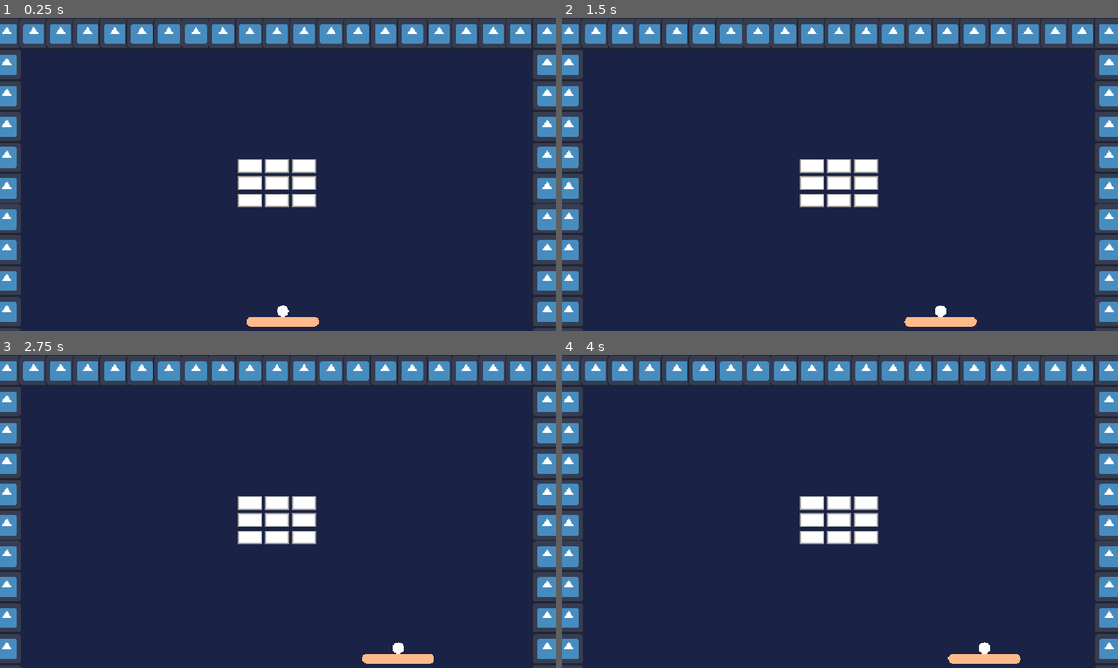
Above: before the commit, frames 1-4 (two rows, left to right).
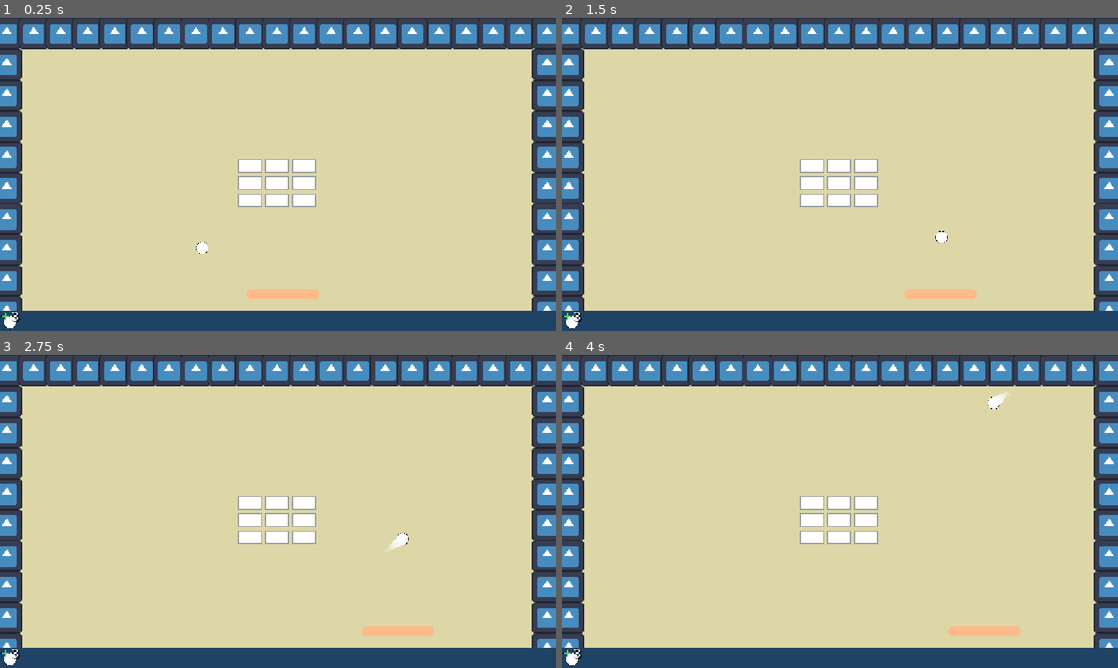
Above: after the commit, the same moments.

Repository: abderrahman504/Breakout-like
Game: Godot game, scene res://scenes/level.tscn
Two runs of this game, one before a commit and one after it. Both use one fixed random seed, a clock stepped at 60 frames per second and the inputs below. The engine's default icon, where the game draws it, is replaced by a stand-in: a white triangle on a blue panel in a dark square.
Inputs:
- Up to frame 1 (0.25 s): no input
- Up to frame 2 (1.5 s): hold Right (Move Right) 0.53-1.28 s; tap Space (Launch Ball) at 0.6, 1.35 s; hold Left (Move Left) from 1.28 s (still down)
- Up to frame 3 (2.75 s): release Left (Move Left) at 2.03 s; hold Right (Move Right) from 2.03 s (still down); tap Space (Launch Ball) at 2.1 s
- Up to frame 4 (4 s): tap Space (Launch Ball) at 2.85, 3.6 s; release Right (Move Right) at 3.53 s; hold Left (Move Left) from 3.53 s (still down)

The runs differ from the first frame. In frame 1, 81% of the frame differs, in the area x 0-100%, y 9-100%; in frame 2, 81%; in frame 3, 81%; in frame 4, 81%.
Error before the commit: Parse Error: Identifier "BallObjectPool" not declared in the current scope. (res://src/Ball.gd:41)

Commit message:
Added ball trail, stopped object pooling, and created backup balls.

Diff:
--- /dev/null
+++ b/assets/shaders/simple_trail.gdshader
@@ -0,0 +1,24 @@
+shader_type canvas_item;
+
+uniform float len_px;
+uniform float cutoff_point;
+
+float negative_abs(float y, float offset, float scale){
+	return -abs(y-offset)*scale + 1.;
+}
+
+float bell_shape(float y, float offset, float scale){
+	return pow(cos(PI*(y - offset)*scale/2.), 3.5);
+}
+
+float wide_bell_shape(float y, float offset, float scale){
+	return 1.-pow(abs(sin(PI*(y-offset)*scale/2.)), 3.5);
+}
+
+void fragment() {
+	//COLOR.r = UV.x;
+	float y_alpha = clamp(negative_abs(UV.y, 0.5, 2.5), 0., 1.);
+	float std_x = UV.x * len_px;
+	float x_alpha = smoothstep(len_px-cutoff_point, 0., std_x);
+	COLOR.a = 1. * x_alpha;
+}
--- a/project.godot
+++ b/project.godot
@@ -19,6 +19,7 @@
 
 LevelGlobals="*res://src/global/LevelGlobals.gd"
 BallSignalBus="*res://src/global/BallSignalBus.gd"
+BallObjectPool="*res://src/global/BallObjectPool.gd"
 
 [display]
 
--- a/scenes/ball.tscn
+++ b/scenes/ball.tscn
@@ -1,26 +1,34 @@
-[gd_scene load_steps=6 format=3 uid="uid://bwthlo64pi2gx"]
+[gd_scene load_steps=8 format=3 uid="uid://bwthlo64pi2gx"]
 
 [ext_resource type="Script" uid="uid://j6oc6ra4iscw" path="res://src/Ball.gd" id="1_7s4qf"]
 [ext_resource type="Script" uid="uid://d4jvr2grl8lrd" path="res://src/ReflectLogic/ReflectLogic.gd" id="2_cxlvu"]
 [ext_resource type="Resource" uid="uid://dtg8yaxfy8vl" path="res://resources/move_angles.tres" id="2_f7cbr"]
+[ext_resource type="Texture2D" uid="uid://c8bq4umnnr5pj" path="res://assets/textures/ball.png" id="3_4dx81"]
+[ext_resource type="PackedScene" uid="uid://ysdrqqndwd4n" path="res://scenes/trail.tscn" id="5_eew57"]
 
 [sub_resource type="SphereMesh" id="SphereMesh_cxlvu"]
 radius = 5.0
 height = 10.0
 
 [sub_resource type="CircleShape2D" id="CircleShape2D_f7cbr"]
-radius = 12.0415945
+radius = 13.038404
 
 [node name="Ball" type="AnimatableBody2D" groups=["balls"]]
 collision_layer = 2
 collision_mask = 13
 sync_to_physics = false
 script = ExtResource("1_7s4qf")
+speed = 450.0
 move_angles = ExtResource("2_f7cbr")
 
 [node name="MeshInstance2D" type="MeshInstance2D" parent="."]
+visible = false
 scale = Vector2(2.38, 2.38)
 mesh = SubResource("SphereMesh_cxlvu")
+
+[node name="Sprite" type="Sprite2D" parent="."]
+scale = Vector2(0.213, 0.213)
+texture = ExtResource("3_4dx81")
 
 [node name="CollisionShape2D" type="CollisionShape2D" parent="."]
 visible = false
@@ -29,3 +37,11 @@
 [node name="ReflectLogic" type="Node" parent="."]
 script = ExtResource("2_cxlvu")
 metadata/_custom_type_script = "uid://d4jvr2grl8lrd"
+
+[node name="Node" type="Node" parent="."]
+
+[node name="Trail" parent="Node" node_paths=PackedStringArray("trailing") instance=ExtResource("5_eew57")]
+show_behind_parent = true
+width = 20.0
+trailing = NodePath("../..")
+trail_speed = 50.0
--- a/scenes/level.tscn
+++ b/scenes/level.tscn
@@ -1,13 +1,15 @@
-[gd_scene load_steps=9 format=4 uid="uid://dv0oba3jv3st2"]
+[gd_scene load_steps=10 format=4 uid="uid://dv0oba3jv3st2"]
 
 [ext_resource type="Texture2D" uid="uid://bx86461glea4r" path="res://icon.svg" id="1_2q6dc"]
 [ext_resource type="Script" uid="uid://quc1g2adk13c" path="res://src/level/Level.gd" id="1_mx8sn"]
 [ext_resource type="PackedScene" uid="uid://b4yqt20fg36v4" path="res://scenes/paddle.tscn" id="1_w7c3h"]
 [ext_resource type="PackedScene" uid="uid://b6lu5c03xlch3" path="res://scenes/brick_manager.tscn" id="3_w8frs"]
+[ext_resource type="PackedScene" uid="uid://bqxg435sjxs56" path="res://scenes/ui.tscn" id="5_ppgk2"]
+[ext_resource type="Script" uid="uid://ibojqqj2x8kg" path="res://src/misc/SlotBallToPaddle.gd" id="6_2r41h"]
 
 [sub_resource type="CapsuleShape2D" id="CapsuleShape2D_mx8sn"]
 radius = 23.0
-height = 1184.0
+height = 1402.0
 
 [sub_resource type="TileSetAtlasSource" id="TileSetAtlasSource_w8frs"]
 texture = ExtResource("1_2q6dc")
@@ -21,9 +23,6 @@
 physics_layer_0/collision_mask = 3
 sources/1 = SubResource("TileSetAtlasSource_w8frs")
 
-[sub_resource type="StyleBoxFlat" id="StyleBoxFlat_mx8sn"]
-bg_color = Color(0.072569855, 0, 0.44995916, 1)
-
 [node name="Level" type="Node2D"]
 script = ExtResource("1_mx8sn")
 metadata/_edit_lock_ = true
@@ -33,10 +32,10 @@
 offset_top = -33.0
 offset_right = 1186.0
 offset_bottom = 683.0
-color = Color(0.10373264, 0.13557702, 0.2729318, 1)
+color = Color(0.867052, 0.84339625, 0.6585817, 1)
 
 [node name="OutofBoundsArea" type="Area2D" parent="."]
-position = Vector2(592, 718)
+position = Vector2(580, 764)
 collision_layer = 0
 collision_mask = 2
 metadata/_edit_group_ = true
@@ -46,7 +45,7 @@
 shape = SubResource("CapsuleShape2D_mx8sn")
 
 [node name="Paddle" parent="." instance=ExtResource("1_w7c3h")]
-position = Vector2(586, 629)
+position = Vector2(586, 571.725)
 
 [node name="Walls" type="TileMapLayer" parent="."]
 position = Vector2(-14, 0)
@@ -57,57 +56,23 @@
 position = Vector2(-14, 0)
 
 [node name="BrickLayer" parent="BrickManager" index="0"]
-tile_map_data = PackedByteArray("AAAJAAoAAQAAAAAAAAAKAAoAAQAAAAAAAAALAAoAAQAAAAAAAAAJAAkAAQAAAAAAAAAKAAkAAQAAAAAAAAALAAkAAQAAAAAAAAALAAgAAQAAAAAAAAAKAAgAAQAAAAAAAAAJAAgAAQAAAAAAAAA=")
+tile_map_data = PackedByteArray("AAAKAAgAAQAAAAAAAAAJAAgAAQAAAAAAAAAJAAoAAQAAAAAAAAAKAAoAAQAAAAAAAAALAAoAAQAAAAAAAAAJAAkAAQAAAAAAAAAKAAkAAQAAAAAAAAALAAkAAQAAAAAAAAALAAgAAQAAAAAAAAA=")
 
 [node name="UILayer" type="CanvasLayer" parent="."]
 
-[node name="Control" type="Control" parent="UILayer"]
-layout_mode = 3
-anchors_preset = 15
-anchor_right = 1.0
-anchor_bottom = 1.0
-grow_horizontal = 2
-grow_vertical = 2
+[node name="UI" parent="UILayer" instance=ExtResource("5_ppgk2")]
 
-[node name="Success" type="PanelContainer" parent="UILayer/Control"]
-visible = false
-layout_mode = 1
-anchors_preset = 8
-anchor_left = 0.5
-anchor_top = 0.5
-anchor_right = 0.5
-anchor_bottom = 0.5
-offset_left = -81.0
-offset_top = -25.0
-offset_right = 81.0
-offset_bottom = 25.0
-grow_horizontal = 2
-grow_vertical = 2
-theme_override_styles/panel = SubResource("StyleBoxFlat_mx8sn")
+[node name="SlotBallToPaddle" type="Node" parent="." node_paths=PackedStringArray("paddle")]
+script = ExtResource("6_2r41h")
+animation_length = 2.0
+paddle = NodePath("../Paddle")
 
-[node name="Label" type="Label" parent="UILayer/Control/Success"]
-layout_mode = 2
-text = "Wow what a success!"
+[node name="Start" type="Marker2D" parent="SlotBallToPaddle"]
+position = Vector2(111, 681)
+gizmo_extents = 20.0
 
-[node name="Failure" type="PanelContainer" parent="UILayer/Control"]
-visible = false
-layout_mode = 1
-anchors_preset = 8
-anchor_left = 0.5
-anchor_top = 0.5
-anchor_right = 0.5
-anchor_bottom = 0.5
-offset_left = -67.0
-offset_top = -25.0
-offset_right = 67.0
-offset_bottom = 25.0
-grow_horizontal = 2
-grow_vertical = 2
-theme_override_styles/panel = SubResource("StyleBoxFlat_mx8sn")
-
-[node name="Label" type="Label" parent="UILayer/Control/Failure"]
-layout_mode = 2
-text = "Ran out of balls :("
+[node name="MaxY" type="Marker2D" parent="SlotBallToPaddle"]
+position = Vector2(158, 293)
 
 [connection signal="body_entered" from="OutofBoundsArea" to="." method="_on_out_of_bounds_area_body_entered"]
 [connection signal="all_bricks_destroyed" from="BrickManager" to="." method="_on_all_bricks_destroyed"]
--- a/scenes/paddle.tscn
+++ b/scenes/paddle.tscn
@@ -1,9 +1,8 @@
-[gd_scene load_steps=8 format=3 uid="uid://b4yqt20fg36v4"]
+[gd_scene load_steps=7 format=3 uid="uid://b4yqt20fg36v4"]
 
 [ext_resource type="Script" uid="uid://0j1832bogpbr" path="res://src/Paddle/Paddle.gd" id="1_y7wee"]
 [ext_resource type="Script" uid="uid://ce0wvpoe7qcq5" path="res://src/Paddle/PaddleController.gd" id="2_mo4dg"]
 [ext_resource type="Resource" uid="uid://b7d8x5t8u6ubb" path="res://resources/paddle_launch_angles.tres" id="2_pacq5"]
-[ext_resource type="PackedScene" uid="uid://bwthlo64pi2gx" path="res://scenes/ball.tscn" id="3_mo4dg"]
 [ext_resource type="Script" uid="uid://cpe454vghank0" path="res://src/ReflectLogic/PaddleReflectLogic.gd" id="5_kvcsl"]
 
 [sub_resource type="CapsuleShape2D" id="CapsuleShape2D_w7c3h"]
@@ -28,14 +27,13 @@
 mesh = SubResource("CapsuleMesh_2q6dc")
 
 [node name="Controller" type="Node" parent="." node_paths=PackedStringArray("paddle")]
+process_mode = 3
 script = ExtResource("2_mo4dg")
 paddle = NodePath("..")
 
 [node name="BallLaunchSpot" type="Marker2D" parent="."]
-position = Vector2(0, -22)
+position = Vector2(0, -23)
 metadata/_edit_group_ = true
-
-[node name="Ball" parent="BallLaunchSpot" instance=ExtResource("3_mo4dg")]
 
 [node name="PaddleReflectLogic" type="Node" parent="." node_paths=PackedStringArray("paddle")]
 script = ExtResource("5_kvcsl")
--- /dev/null
+++ b/scenes/trail.tscn
@@ -0,0 +1,23 @@
+[gd_scene load_steps=5 format=3 uid="uid://ysdrqqndwd4n"]
+
+[ext_resource type="Shader" uid="uid://c8m0134murbxg" path="res://assets/shaders/simple_trail.gdshader" id="1_2tjbc"]
+[ext_resource type="Script" uid="uid://qdjwbgrwfno1" path="res://src/misc/trail.gd" id="2_5fv6i"]
+
+[sub_resource type="ShaderMaterial" id="ShaderMaterial_2tcfx"]
+shader = ExtResource("1_2tjbc")
+shader_parameter/len_px = 1.0
+shader_parameter/cutoff_point = 0.1
+
+[sub_resource type="Curve" id="Curve_2tcfx"]
+_data = [Vector2(0, 1), 0.0, 0.0, 0, 0, Vector2(0.9931974, 0), 0.0, 0.0, 0, 0]
+point_count = 2
+
+[node name="Trail" type="Line2D"]
+material = SubResource("ShaderMaterial_2tcfx")
+points = PackedVector2Array(0, 0, 0, 0, 0, 0, 0, 0, 0, 0, 0, 0, 0, 0, 0, 0)
+width = 100.0
+width_curve = SubResource("Curve_2tcfx")
+texture_mode = 2
+joint_mode = 2
+script = ExtResource("2_5fv6i")
+trail_speed = 30.0
--- /dev/null
+++ b/scenes/ui.tscn
@@ -0,0 +1,99 @@
+[gd_scene load_steps=5 format=3 uid="uid://bqxg435sjxs56"]
+
+[ext_resource type="Texture2D" uid="uid://cg6hvfo4b5psu" path="res://assets/textures/ui/backup_ball.png" id="1_nt7q6"]
+
+[sub_resource type="StyleBoxFlat" id="StyleBoxFlat_mx8sn"]
+bg_color = Color(0.072569855, 0, 0.44995916, 1)
+
+[sub_resource type="StyleBoxFlat" id="StyleBoxFlat_ppgk2"]
+bg_color = Color(0.120239906, 0.26141044, 0.39638388, 1)
+
+[sub_resource type="LabelSettings" id="LabelSettings_2r41h"]
+font_size = 26
+outline_size = 2
+outline_color = Color(0, 0, 0, 1)
+shadow_size = 2
+shadow_color = Color(0, 0, 0, 1)
+shadow_offset = Vector2(3, 2)
+
+[node name="UI" type="Control"]
+layout_mode = 3
+anchors_preset = 15
+anchor_right = 1.0
+anchor_bottom = 1.0
+grow_horizontal = 2
+grow_vertical = 2
+
+[node name="Success" type="PanelContainer" parent="."]
+visible = false
+layout_mode = 1
+anchors_preset = 8
+anchor_left = 0.5
+anchor_top = 0.5
+anchor_right = 0.5
+anchor_bottom = 0.5
+offset_left = -81.0
+offset_top = -25.0
+offset_right = 81.0
+offset_bottom = 25.0
+grow_horizontal = 2
+grow_vertical = 2
+theme_override_styles/panel = SubResource("StyleBoxFlat_mx8sn")
+
+[node name="Label" type="Label" parent="Success"]
+layout_mode = 2
+text = "Wow what a success!"
+
+[node name="Failure" type="PanelContainer" parent="."]
+visible = false
+layout_mode = 1
+anchors_preset = 8
+anchor_left = 0.5
+anchor_top = 0.5
+anchor_right = 0.5
+anchor_bottom = 0.5
+offset_left = -67.0
+offset_top = -25.0
+offset_right = 67.0
+offset_bottom = 25.0
+grow_horizontal = 2
+grow_vertical = 2
+theme_override_styles/panel = SubResource("StyleBoxFlat_mx8sn")
+
+[node name="Label" type="Label" parent="Failure"]
+layout_mode = 2
+text = "Ran out of balls :("
+
+[node name="PanelContainer" type="PanelContainer" parent="."]
+layout_mode = 1
+anchors_preset = 12
+anchor_top = 1.0
+anchor_right = 1.0
+anchor_bottom = 1.0
+offset_top = -41.0
+grow_horizontal = 2
+grow_vertical = 0
+theme_override_styles/panel = SubResource("StyleBoxFlat_ppgk2")
+
+[node name="HBoxContainer" type="HBoxContainer" parent="PanelContainer"]
+layout_mode = 2
+
+[node name="BackupBalls" type="TextureRect" parent="PanelContainer/HBoxContainer"]
+layout_mode = 2
+texture = ExtResource("1_nt7q6")
+expand_mode = 3
+stretch_mode = 5
+
+[node name="Label" type="Label" parent="PanelContainer/HBoxContainer/BackupBalls"]
+layout_mode = 1
+anchors_preset = 1
+anchor_left = 1.0
+anchor_right = 1.0
+offset_left = -17.0
+offset_top = -8.0
+offset_right = -2.0
+offset_bottom = 28.0
+grow_horizontal = 0
+text = "3"
+label_settings = SubResource("LabelSettings_2r41h")
+horizontal_alignment = 1
--- a/src/Ball.gd
+++ b/src/Ball.gd
@@ -5,6 +5,7 @@
 @export var speed : float = 350
 @export var move_angles : MoveAngles
 var move_angle : float
+@onready var trail : Trail = $Node/Trail
 
 
 func _ready() -> void:
--- a/src/Paddle/Paddle.gd
+++ b/src/Paddle/Paddle.gd
@@ -2,7 +2,7 @@
 class_name Paddle
 
 @export var max_speed : float = 350
-var _ball_launched : bool = false
+var _ball_slotted : bool = false
 @export var launch_angles : MoveAngles
 
 
@@ -11,9 +11,9 @@
 
 
 func launch_ball() -> void:
-	if _ball_launched:
+	if not _ball_slotted:
 		return
-	_ball_launched = true
+	_ball_slotted = false
 	var ball : Ball = $BallLaunchSpot/Ball
 	ball.reparent(get_parent())
 	var angle : float
--- a/src/global/BallObjectPool.gd
+++ b/src/global/BallObjectPool.gd
@@ -11,35 +11,31 @@
 
 ## Returns a previously unused ball object by claiming it from the object pool or instantiating it.
 func get_ball_object() -> Ball:
-	var ball : Ball
-	if _unused_pool.is_empty():
-		ball = _ball_scene.instantiate()
-	else:
-		ball = _queue.pop_back()
-		_unused_pool.erase(ball.get_rid())
-	_used_balls[ball.get_rid()] = ball
+	var ball : Ball = _ball_scene.instantiate()
+	#if _unused_pool.is_empty():
+	#	ball = _ball_scene.instantiate()
+	#else:
+	#	ball = _queue.pop_back()
+	#	_unused_pool.erase(ball.get_rid())
+	#_used_balls[ball.get_rid()] = ball
 	return ball
 
 
 ## Returns the given ball to the object pool and returns true, or returns false if the ball is unused.
 func destroy_ball(ball : Ball) -> bool:
-	_reset_ball(ball)
-	var rid : RID = ball.get_rid()
-	if _unused_pool.has(rid):
-		printerr("Trying to destroy ball in unused pool")
-		return false
-	if ball.get_parent() == null:
-		push_warning("Trying to destroy a ball that isn't in the tree")
-	else:
-		ball.get_parent().remove_child(ball)
+	ball.queue_free()
+	#var rid : RID = ball.get_rid()
+	#if _unused_pool.has(rid):
+	#	printerr("Trying to destroy ball in unused pool")
+	#	return false
+	#if ball.get_parent() == null:
+	#	push_warning("Trying to destroy a ball that isn't in the tree")
+	#else:
+	#	ball.get_parent().remove_child(ball)
 
-	_unused_pool[ball.get_rid()] = ball
-	_queue.append(ball)
-	if _used_balls.has(rid):
-		push_warning("Ball Pool encountered unregistered ball. Adding to pool")
-		_used_balls.erase(rid)
+	#_unused_pool[ball.get_rid()] = ball
+	#_queue.append(ball)
+	#if _used_balls.has(rid):
+	#	push_warning("Ball Pool encountered unregistered ball. Adding to pool")
+	#	_used_balls.erase(rid)
 	return true
-
-
-func _reset_ball(ball : Ball) -> void:
-	ball.position = Vector2.ZERO
--- a/src/level/Level.gd
+++ b/src/level/Level.gd
@@ -1,5 +1,8 @@
 extends Node2D
 class_name Level
+
+## Number of backup balls in the level
+@export var backup_count : int = 3
 
 
 func _init() -> void:
@@ -8,14 +11,17 @@
 
 func _ready() -> void:
 	BallSignalBus.ball_destroyed.connect(_on_ball_destroyed)
+	recall_backup_ball()
+
 
 
 func reset_level() -> void:
+	get_tree().paused = false
 	get_tree().reload_current_scene()
 
 
 func _on_all_bricks_destroyed() -> void:
-	$UILayer/Control/Success.show()
+	$UILayer/UI/Success.show()
 	get_tree().paused = true
 
 
@@ -26,9 +32,26 @@
 
 func _on_ball_destroyed(_ball : Ball) -> void:
 	if LevelGlobals.balls.is_empty():
+		_on_all_active_balls_lost()
+
+
+## Called when all balls that are active in the level are gone. Either recalls a backup ball or ends the level
+func _on_all_active_balls_lost() -> void:
+	if backup_count >= 0:
+		await get_tree().create_timer(0.5).timeout
+		recall_backup_ball()
+	else:
 		_on_all_balls_lost()
 
 
+func recall_backup_ball() -> void:
+	backup_count -= 1
+	var ball := BallObjectPool.get_ball_object()
+	add_child(ball)
+	$SlotBallToPaddle.slot_ball(ball)
+
+
+## Called when all active and backup balls have been spent.
 func _on_all_balls_lost() -> void:
-	$UILayer/Control/Failure.show()
+	$UILayer/UI/Failure.show()
 	get_tree().paused = true
--- /dev/null
+++ b/src/misc/SlotBallToPaddle.gd
@@ -0,0 +1,50 @@
+extends Node
+class_name SlotBallToPaddle
+
+## Animated a ball to be slotted to the paddle.
+@export var animation_length : float = 1
+@export var paddle : Paddle
+@onready var start_pos : Vector2 = $Start.position
+@onready var max_y : float = $MaxY.position.y
+var dest_node : Node2D
+
+var _timer := 0.
+var _queue : Array[Ball]
+
+func _ready() -> void:
+	dest_node = paddle.get_node("BallLaunchSpot")
+
+
+func _physics_process(delta : float) -> void:
+	if _queue.is_empty():
+		return
+	_timer = min(_timer + delta, animation_length)
+	# Animate x coord linearly
+	_queue[0].global_position.x = lerp(_queue[0].global_position.x, dest_node.global_position.x, _timer / animation_length)
+
+	# Animate y with a two step process, using inverted parabola for first half and squared cosine for the last.
+	var T1 := animation_length * 0.4
+	var T2 = animation_length - T1
+	if _timer < T1:
+		# Parabolic
+		_queue[0].global_position.y = 2*(max_y-start_pos.y)*_timer/T1 - (max_y-start_pos.y)*pow(_timer/T1,2) + start_pos.y
+	elif _timer < animation_length:
+		# Cosinal
+		_queue[0].global_position.y = pow(cos((_timer-T1)*PI/2/T2), 2) * (max_y-dest_node.global_position.y) + dest_node.global_position.y
+	else:
+		# Finish
+		paddle._ball_slotted = true
+		_timer = 0
+		_queue[0].reparent(dest_node)
+		_queue[0].process_mode = Node.PROCESS_MODE_INHERIT
+		_queue[0].trail.disabled = false
+		_queue.pop_front()
+
+
+## Plays an animation of slotting the ball to the paddle. Paddle must not have a slotted ball for this to work.
+func slot_ball(ball : Ball) -> void:
+	ball.trail.disabled = true
+	ball.process_mode = Node.PROCESS_MODE_DISABLED
+	_queue.append(ball)
+	ball.global_position = start_pos
+	_timer = 0
--- /dev/null
+++ b/src/misc/trail.gd
@@ -0,0 +1,34 @@
+#@tool
+extends Line2D
+class_name Trail
+
+@export var trailing : Node2D
+@export var trail_speed : float = 100
+var disabled : bool:
+	get:
+		return disabled
+	set(val):
+		disabled = val
+		if val:
+			hide()
+		else:
+			show()
+			for i in range(points.size()):
+				points[i] = trailing.global_position
+
+
+func _ready() -> void:
+	disabled = false
+
+
+func _process(delta: float) -> void:
+	_update(delta)
+
+
+func _update(delta : float) -> void:
+	if trailing == null or points.size() < 2:
+		return
+	for i in range(points.size()-1, 0, -1):
+		var weight : float = (points[i] - points[i-1]).length() * trail_speed * delta
+		points[i] =  points[i].move_toward(points[i-1], weight)
+	points[0] = trailing.global_position
--- /dev/null
+++ b/trail_test.tscn
@@ -0,0 +1,12 @@
+[gd_scene load_steps=3 format=3 uid="uid://cvjnylnxl0eh4"]
+
+[ext_resource type="Texture2D" uid="uid://c8bq4umnnr5pj" path="res://assets/textures/ball.png" id="1_au5ip"]
+[ext_resource type="PackedScene" uid="uid://ysdrqqndwd4n" path="res://scenes/trail.tscn" id="1_ukk85"]
+
+[node name="Node2D" type="Node2D"]
+
+[node name="Trail" parent="." instance=ExtResource("1_ukk85")]
+
+[node name="Ball" type="Sprite2D" parent="."]
+position = Vector2(880, 619)
+texture = ExtResource("1_au5ip")
Not shown, added: assets/shaders/simple_trail.gdshader.uid
Binary file added: assets/textures/ball.png
Not shown, added: assets/textures/ball.png.import
Binary file added: assets/textures/ui/backup_ball.png
Not shown, added: assets/textures/ui/backup_ball.png.import
Not shown, added: src/misc/SlotBallToPaddle.gd.uid
Not shown, added: src/misc/trail.gd.uid
Not shown, added: assets/textures/ui/backup_ball.kra
